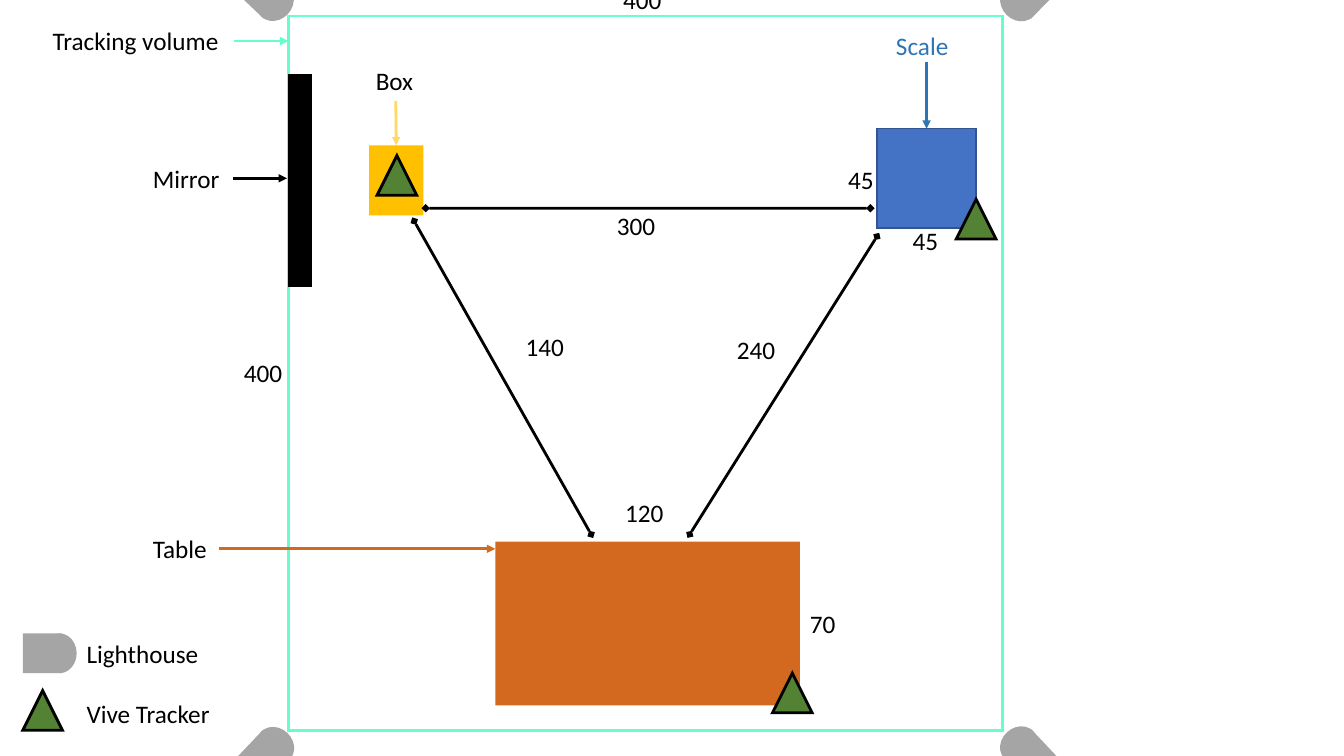
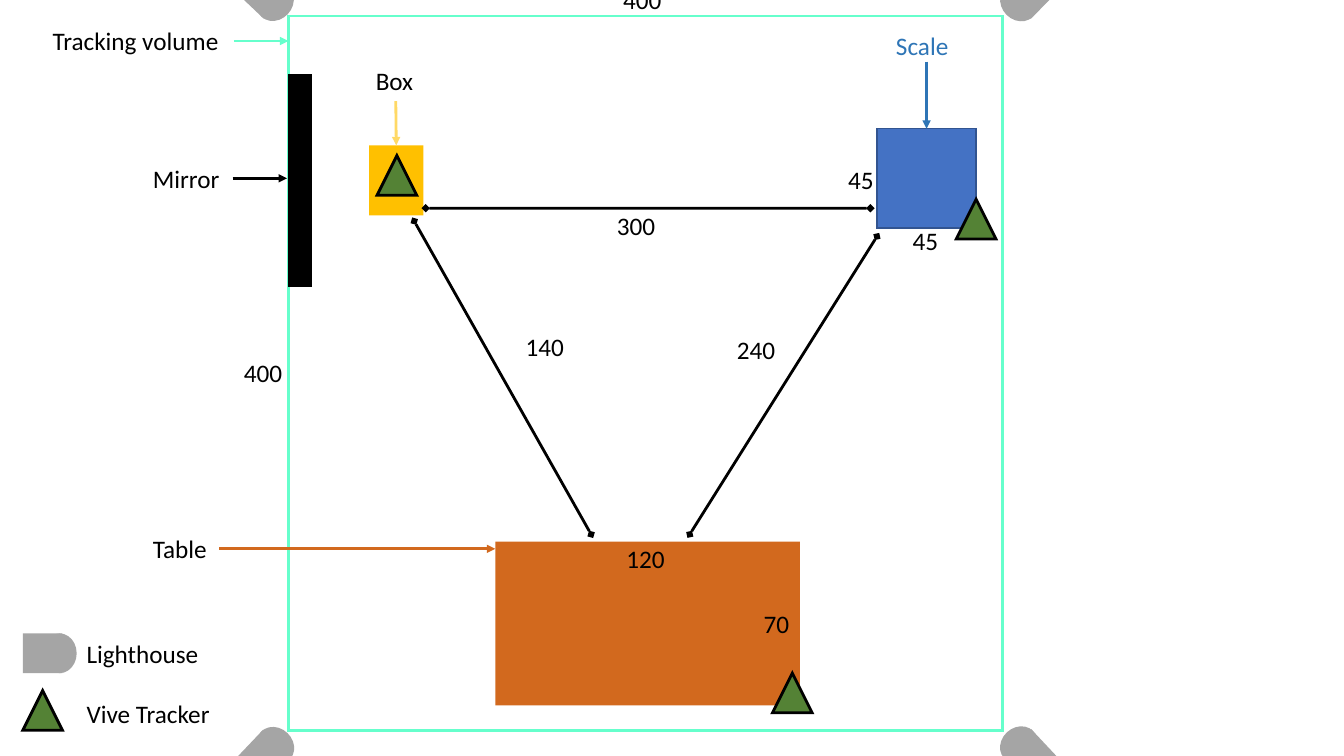
Before and after one commit to stefanfeyer/masters__thesis, a slide deck: slide 8 of figures/thesis_renderer.pptx (slide 7 before the commit). Drawn at 1344x756 pixels with LibreOffice and Linux fonts; fonts in the diff are those of the drawing. Boxes give left, top, right and bottom in pixels: in the first picture for what was removed or moved away, otherwise in the second. Text is boxed around its words. In the diff, an @@ line names an element or a change of style, - is before the commit and + after.

```diff
--- a/figures/thesis_renderer.pptx
+++ b/figures/thesis_renderer.pptx
@@ text "120": place and size @@
-text "120" at (625,505,663,522)
+text "120" at (626,551,664,568)
@@ text "70": place and size @@
-text "70" at (810,616,836,633)
+text "70" at (764,616,790,633)
```
Also in this commit, not shown: 1 other slide changed, 3 slides added, 2 slides removed, 31 other files.
